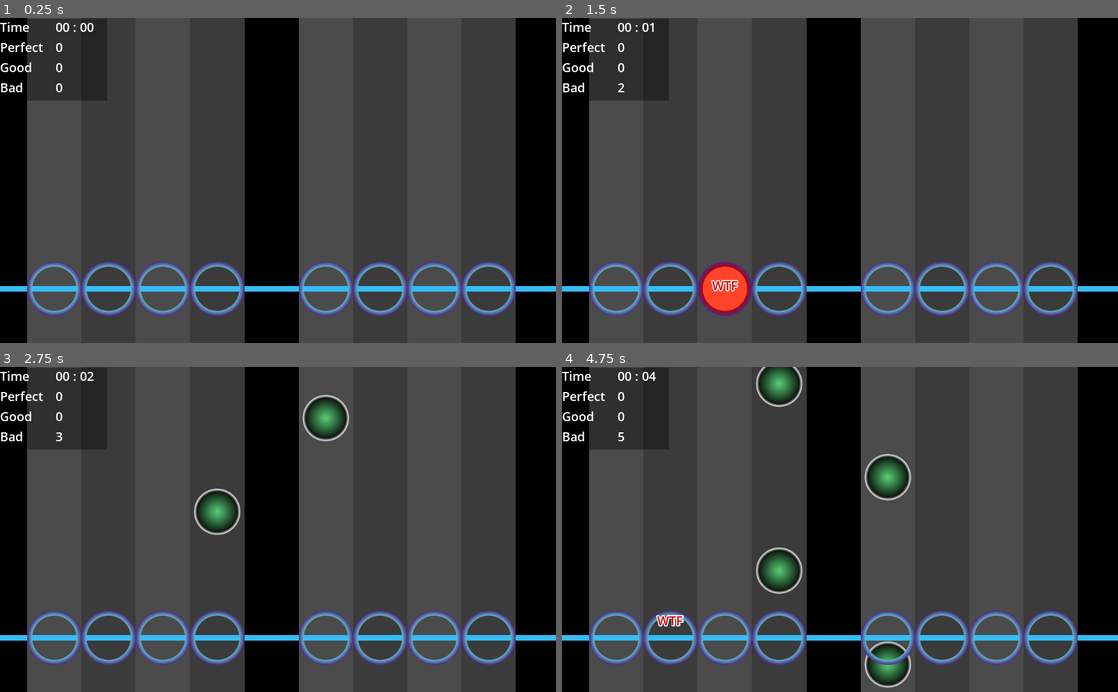
Above: before the commit, frames 1-4 (two rows, left to right).
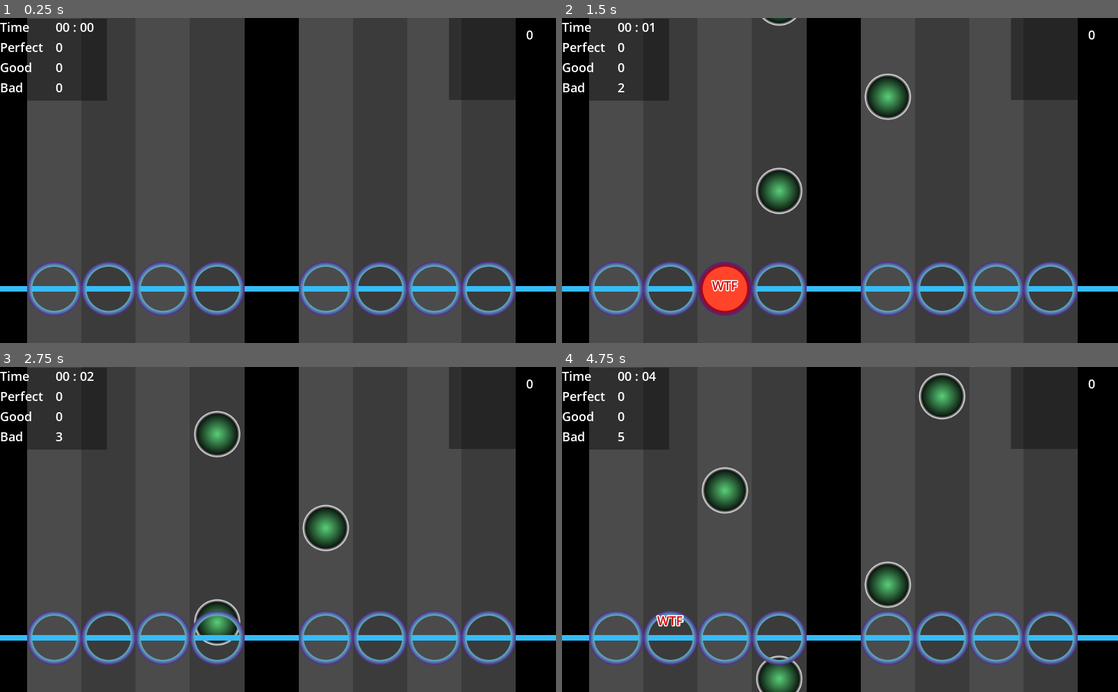
Above: after the commit, the same moments.

Repository: fractalbach/easy_rhythm
Game: Godot game, scene res://game.tscn
Two runs of this game, one before a commit and one after it. Both use one fixed random seed, a clock stepped at 60 frames per second and the inputs below. Video files are missing from this copy of the repository; at most half a second of black plays in their place.
Inputs (mouse positions are in pixels of both pictures, inside the frame that each line leads up to):
- Up to frame 1 (0.25 s): no input
- Up to frame 2 (1.5 s): tap Enter at 0.5 s; move the mouse to (962, 164) at 0.52 s; click (962, 164) at 0.67 s; move the mouse to (728, 196) at 1.27 s; click (728, 196) at 1.42 s
- Up to frame 3 (2.75 s): move the mouse to (333, 458) at 2.02 s; click (333, 458) at 2.17 s
- Up to frame 4 (4.75 s): move the mouse to (812, 594) at 2.77 s; click (812, 594) at 2.92 s; move the mouse to (1006, 578) at 3.52 s; click (1006, 578) at 3.67 s; move the mouse to (673, 480) at 4.27 s; click (673, 480) at 4.42 s

The runs differ from the first frame. In frame 1, 0.6% of the frame differs, in the area x 80-96%, y 0-26%; in frame 2, 2.5%; in frame 3, 4.8%; in frame 4, 7.3%, in the area x 25-96%, y 0-100%.

Commit message:
notes y-position is now properly aligned with the time

Diff:
--- a/src/Global.gd
+++ b/src/Global.gd
@@ -1,3 +1,6 @@
 extends Node
 
-const NOTE_SPEED = 400
+const NOTE_SPEED: int = 400
+const NOTE_TIME_TO_TRACK: int = 3
+const NOTE_SPAWN_Y: int = 500 - NOTE_TIME_TO_TRACK * NOTE_SPEED
+const VIDEO_DELAY: int = NOTE_TIME_TO_TRACK * 1000 - 650
--- a/src/game.gd
+++ b/src/game.gd
@@ -10,9 +10,10 @@
 
 var PianoKey: Resource = load("res://PianoKey/PianoKey.tscn")
 var Note: Resource = load("res://Note/Note.tscn")
+var rng: RandomNumberGenerator = RandomNumberGenerator.new()
+
 var start_time: int
 var time_delay: int
-var rng: RandomNumberGenerator = RandomNumberGenerator.new()
 var perfect_hits: int = 0
 var good_hits: int = 0
 var bad_hits: int = 0
@@ -27,27 +28,30 @@
 		node.connect("note_hit", self, "_on_note_hit")
 		node.position = Vector2(determine_position(i), 500)
 		piano_bar.add_child(node)
+	start_time = OS.get_ticks_msec()
 	time_delay = AudioServer.get_time_to_next_mix() + AudioServer.get_output_latency()
-	start_time = OS.get_ticks_msec()
+	$VideoPlayer.play()
 
 
 func determine_position(note_index:int) -> int:
 	return 100 + (100 * note_index) + (0 if note_index < 4 else 100)
 
 
-
-
+var note_time:float
 
 func _process(_delta: float) -> void:
-	var milliseconds = OS.get_ticks_msec() - start_time - time_delay
-	var seconds = milliseconds / 1000
-	var minutes = seconds / 60
-	seconds = seconds - minutes*60
+	var milliseconds:float = OS.get_ticks_msec() - start_time - time_delay
+	var seconds:int = int(milliseconds / 1000) % 60
+	var minutes:int = int(milliseconds / 60000)
 	counter_time.text = "%02d : %02d" % [minutes, seconds]
-	generate_bad_apple_note(float(milliseconds) / 1000.0)
-	if (not music_has_started) and ((milliseconds) >= 1500):
-		$VideoPlayer.paused = false
-		music_has_started = true
+
+	var note_time:float = (milliseconds + Global.VIDEO_DELAY) / 1000
+	generate_bad_apple_note(note_time)
+
+	# if (not music_has_started) and ((milliseconds) >= 1500):
+#	if (not music_has_started) and ((OS.get_ticks_msec() - start_time) >= Global.VIDEO_DELAY):
+#		$VideoPlayer.play()
+#		music_has_started = true
 
 
 func generate_bad_apple_note(current_seconds:float) -> void:
@@ -61,6 +65,12 @@
 		if bad_apple_index % 100 == 0:
 			print("bad_apple: ", bad_apple_index)
 
+
+func create_note_on_track(track_num:int, offset_time:float) -> void:
+	var note = Note.instance()
+	note.position.x = determine_position(track_num)
+	note.position.y = (Global.NOTE_SPAWN_Y) + (offset_time*Global.NOTE_SPEED)
+	note_path.add_child(note)
 
 
 func _on_note_hit(note_type: int):
@@ -99,10 +109,3 @@
 
 func mouse_position_to_piano_key_index(mousex:int) -> int:
 	return 0
-
-
-func create_note_on_track(track_num:int, offset_time:float) -> void:
-	var note = Note.instance()
-	note.position.x = determine_position(track_num)
-	note.position.y = (500 - 2*Global.NOTE_SPEED) - (offset_time*Global.NOTE_SPEED)
-	note_path.add_child(note)
--- a/src/game.tscn
+++ b/src/game.tscn
@@ -28,8 +28,6 @@
 margin_bottom = 600.0
 mouse_filter = 2
 stream = ExtResource( 6 )
-autoplay = true
-paused = true
 __meta__ = {
 "_edit_use_anchors_": false
 }
@@ -143,6 +141,31 @@
 "_edit_use_anchors_": false
 }
 
+[node name="ColorRect2" type="ColorRect" parent="Control"]
+anchor_top = 0.5
+anchor_bottom = 0.5
+margin_left = 826.508
+margin_top = 0.0952759
+margin_right = 1023.51
+margin_bottom = 151.095
+color = Color( 0, 0, 0, 0.372549 )
+__meta__ = {
+"_edit_use_anchors_": false
+}
+
+[node name="debug_note_time" type="Label" parent="Control"]
+anchor_left = 1.0
+anchor_right = 1.0
+margin_left = 873.063
+margin_top = 13.773
+margin_right = 981.063
+margin_bottom = 52.773
+text = "0"
+align = 2
+__meta__ = {
+"_edit_use_anchors_": false
+}
+
 [node name="Info" type="HBoxContainer" parent="Control"]
 margin_top = 1.0
 margin_right = 220.0
